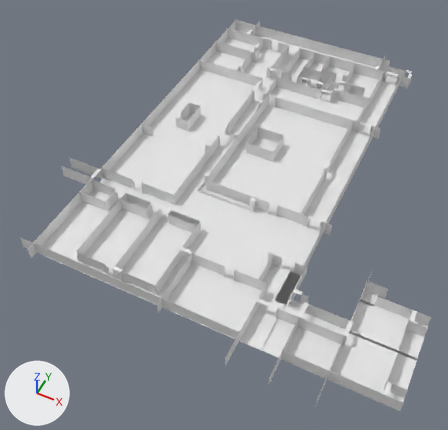
One commit to the Blender file assets/FFloor.blend: the scene before it, then after it.
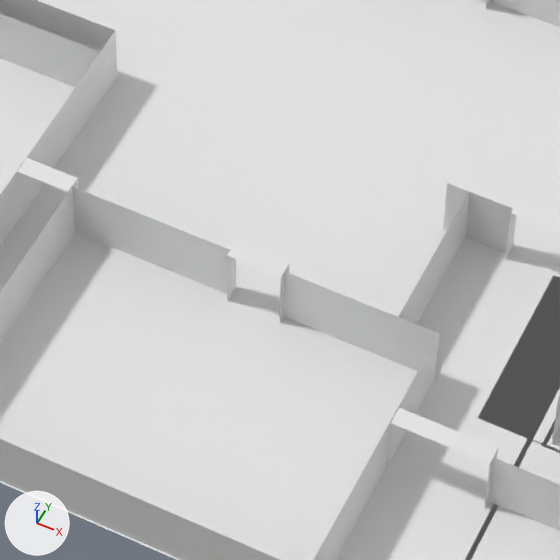
The first picture shows the older version from a 50 mm lens placed at (-2.8, -47.2, 63.2), pointed at (-29.8, 6.9, -4.4). The close-ups show the older and then the newer version on the part from 39% to 65% of the width and 50% to 77% of the height of that picture. Only the edits that show in the close-ups are written down. Arrows for +X, +Y and +Z are at lower left; the lights stay in place.

Names of what the first close-up shows: 'Doors', 'Plane', 'Walls'.
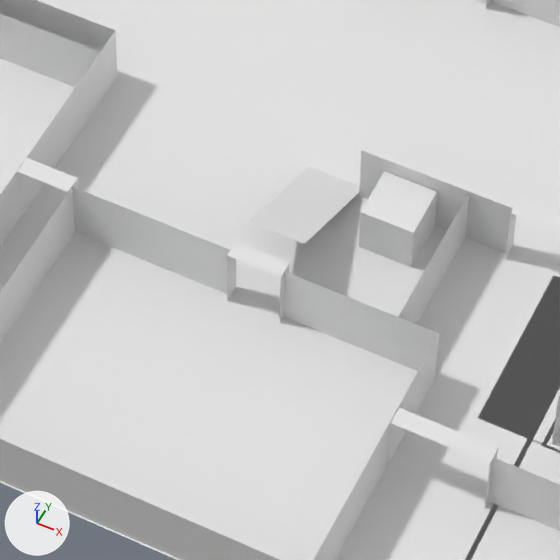
Location of each change, (x1, y1, x2, y2) in pixels of the close-ups (560 x 560 px; the box of a moved part takes in the faces that stretch with it):
'Cube', added: after (359, 171, 437, 267)
'Plane.001', added: after (248, 167, 359, 244)
part 1 of me_cube_146, moved or reshaped: before (443, 183, 513, 253); after (359, 150, 513, 253)

What changed in the scene script:
```text
Change me_cube_146:
    where me_cube_146.from_pydata(...)  # 436 vertices, 109 faces; spans x -10.4..43.0, y -28.5..36.1, z -2.5..1.0
    used by ob_walls; location = (-41.81, 11.6, 0.93)
    me_cube_146 part 1
    me_cube_146.vertices[52].co: (22.3, -12.9, -1.0) -> (19.9, -12.9, -1.0)
    me_cube_146.vertices[53].co: (22.3, -12.9, 1.0) -> (19.9, -12.9, 1.0)  # pixel (446, 183) -> pixel (361, 150)
Add me_plane_001:
    me_plane_001.from_pydata([(-0.59, -2.71, 1.93), (1.0, -2.71, 1.93), (-0.59, 1.0, 0.0), (1.0, 1.0, 0.0)], [], [(0, 1, 3, 2)])
Add me_cube:
    me_cube.from_pydata(...)  # a box spanning x -1.0..1.0, y -1.0..1.0, z -1.0..1.0
Add ob_plane_001:
    ob_plane_001 = bpy.data.objects.new('Plane.001', me_plane_001)
    ob_plane_001.location = (-22.92, -1.96, 0.0)
Add ob_cube:
    ob_cube = bpy.data.objects.new('Cube', me_cube)
    ob_cube.location = (-20.48, -2.05, 0.72)
    ob_cube.scale = (0.748, 0.748, 0.748)
```
